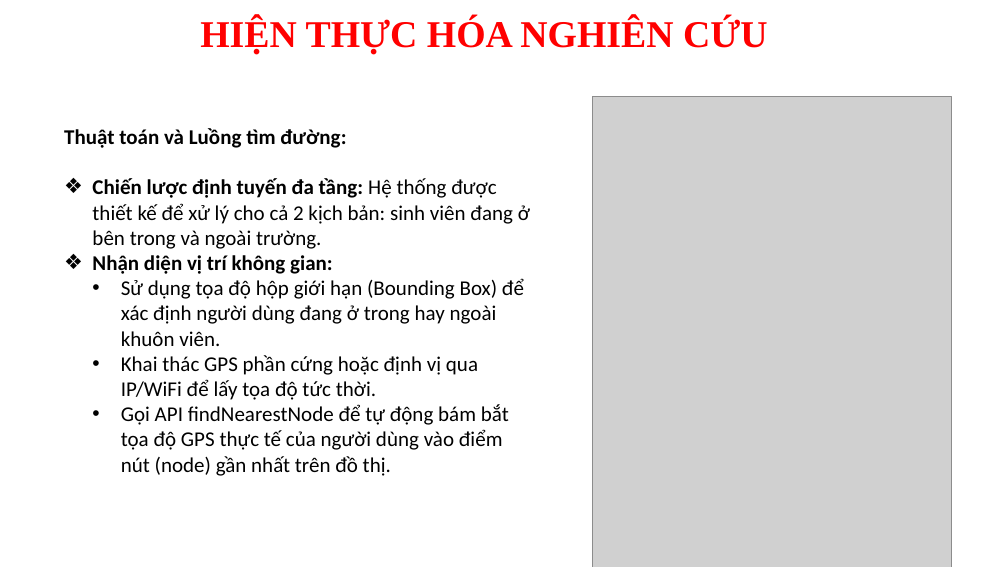
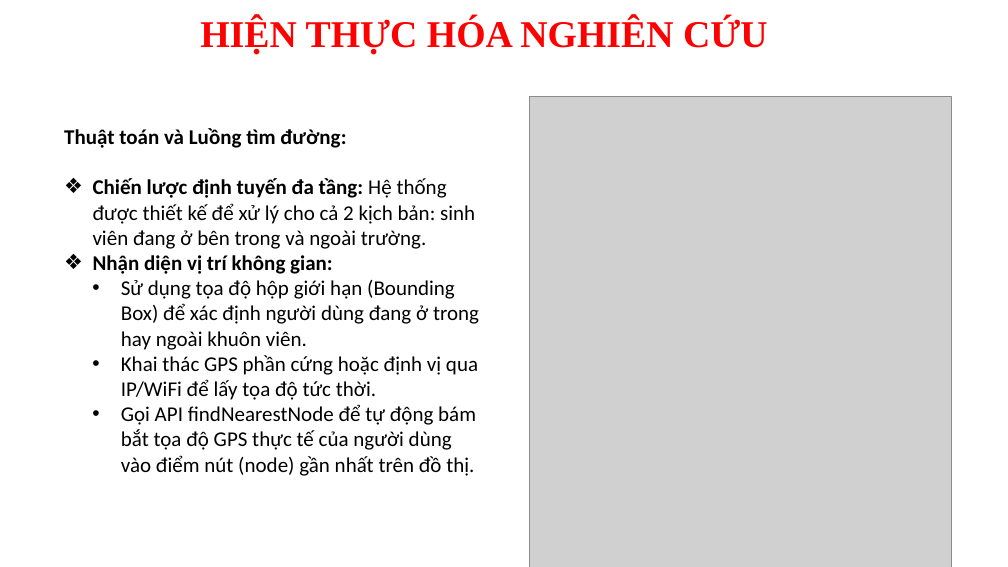
Before and after one commit to NhatThanh115/tn-da22tta-110122017-maitranthanhnhat-bandosodhtv, a slide deck: slide 10 of docs/Mai Trần Thanh Nhật - Khóa luận.pptx (slide 12 before the commit). Drawn at 1008x567 pixels with LibreOffice and Linux fonts; fonts in the diff are those of the drawing; grey boxes stand for pictures; background and template pictures are left out. Boxes give left, top, right and bottom in pixels: in the first picture for what was removed or moved away, otherwise in the second. Text is boxed around its words. In the diff, an @@ line names an element or a change of style, - is before the commit and + after.

```diff
--- a/docs/Mai Trần Thanh Nhật - Khóa luận.pptx
+++ b/docs/Mai Trần Thanh Nhật - Khóa luận.pptx
@@ text "Thuật toán và Luồng tìm ..." rewrapped from [64,128,530,476] to [64,128,479,476] @@
@@ picture: place and size @@
-picture at [592,96,951,567]
+picture at [529,96,951,567]
```
Also in this commit, not shown: 8 other slides changed, 2 slides removed, 16 other files.
